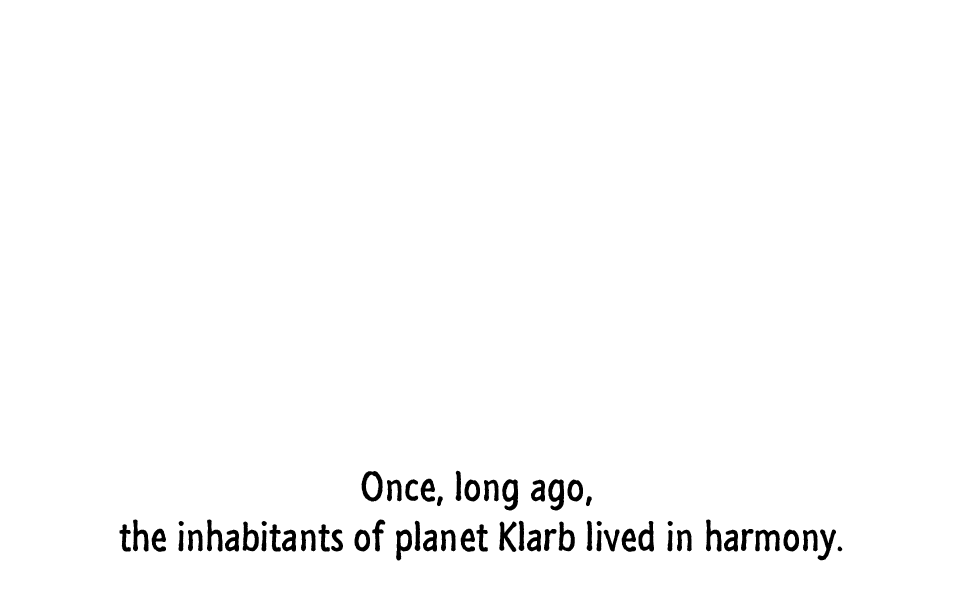
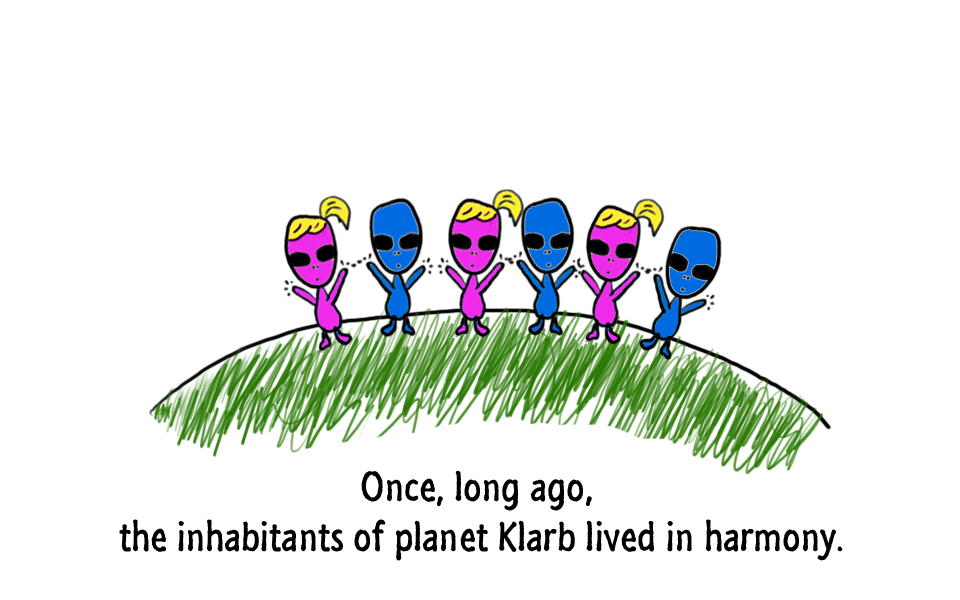
Two versions of the same layered image (960 × 600). Layer-by-layer changes:
added layer "girl #1 copy" above "girl #1 copy 2" over <box>572,198,682,346</box>
added layer "girl #1 copy 2" above "girl #1" over <box>436,188,546,338</box>
added layer "girl #1" above "boy #1 copy 2" over <box>283,195,386,353</box>
added layer "boy #1 copy 2" above "boy #1 copy" over <box>356,197,435,338</box>
added layer "boy #1 copy" above "boy #1" over <box>506,196,585,337</box>
added layer "boy #1" above "planet" over <box>638,225,722,360</box>
added layer "planet" above "Once, long ago, the inhabitants of planet Klarb lived in harmo" over <box>149,305,832,495</box>
removed layer "Background" over <box>149,188,832,495</box>
